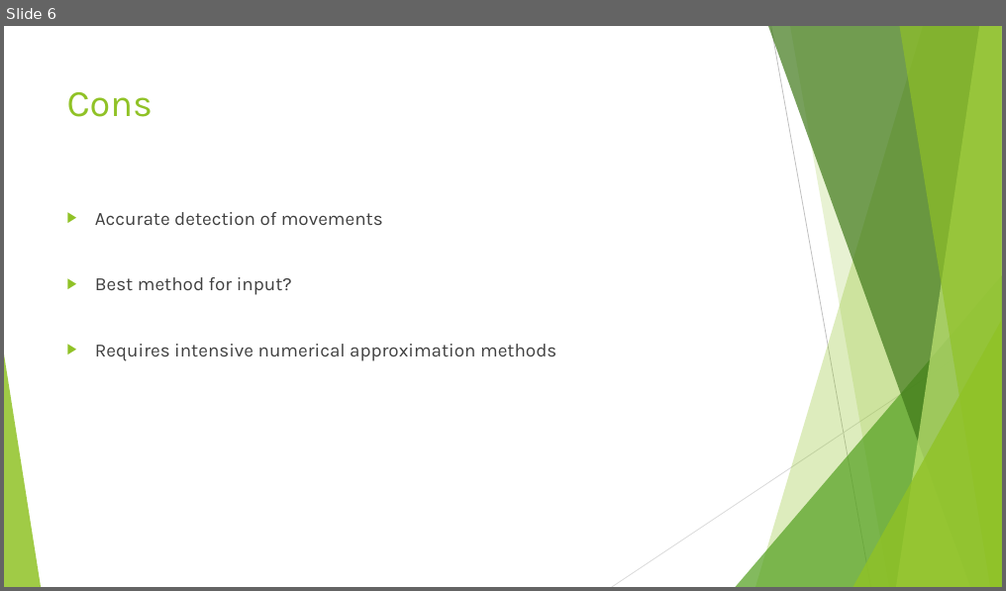
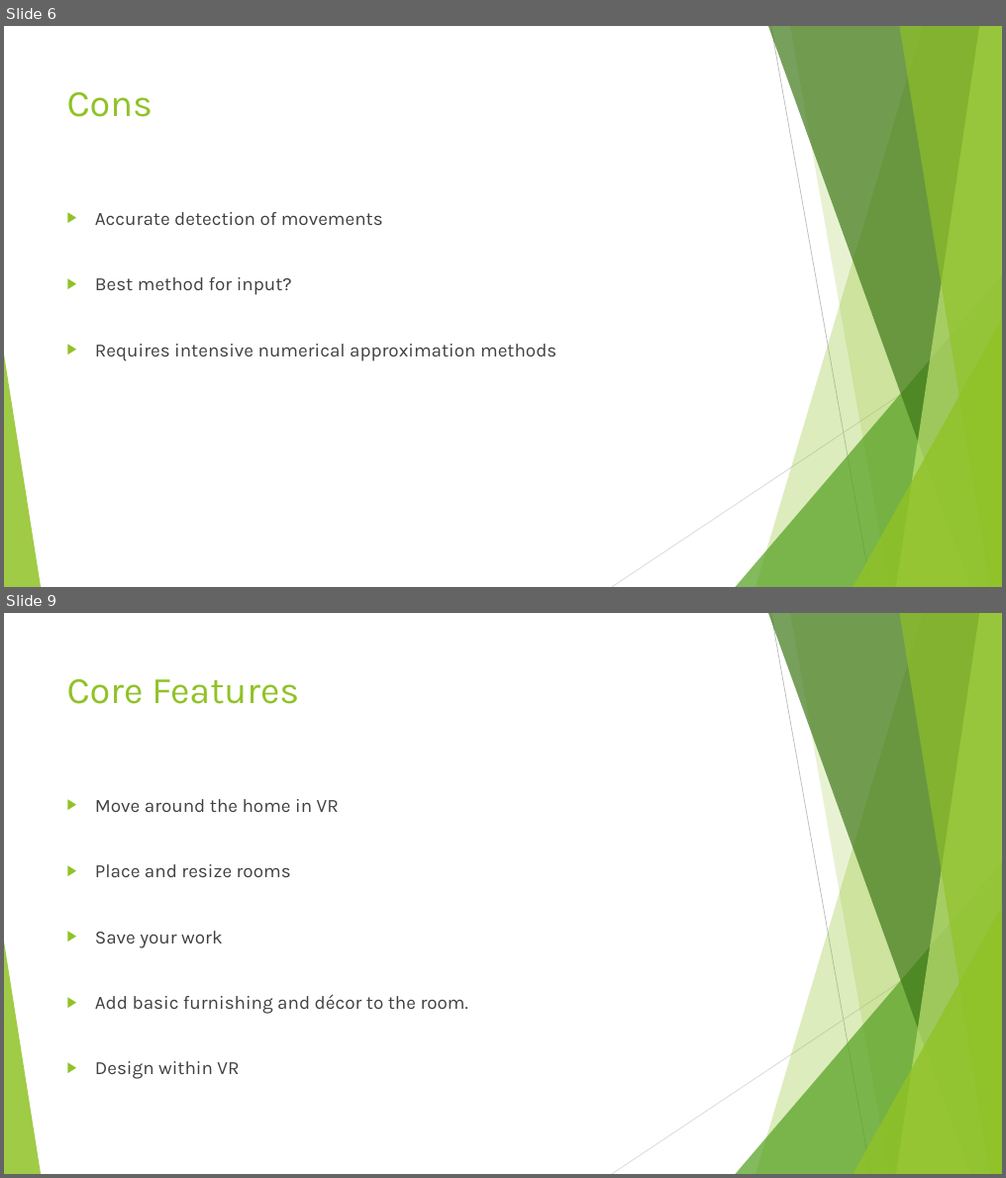
Before and after one commit to junmin-yee/Landmarked, a slide deck: Idea Presentation.pptx. Shown one above the other, each under a label of ours: slide 6 before the commit, slides 6 and 9 after it; the slides between them are not shown. The pictures are 1006x591 and 1006x1178 pixels, drawn with LibreOffice and Linux fonts; fonts in the diff are those of the drawing. Boxes give left, top, right and bottom in pixels: in the first picture for what was removed or moved away, otherwise in the second. Text is boxed around its words. In the diff, an @@ line names an element or a change of style, - is before the commit and + after.

Commit message:
Added VR Home Design
Added first draft of slides.

```diff
--- a/Idea Presentation.pptx
+++ b/Idea Presentation.pptx
@@ slide 9 added at (4, 613, 1002, 1174), background #FFFFFF; not listed: 10 template elements that a slide beside it also shows @@
@@ title added at (67, 679, 299, 704), 36 pt, text #90C226 @@
+Core Features
@@ text added at (95, 799, 468, 1079), 18 pt, text #404040 @@
+▶ Move around the home in VR
+▶ Place and resize rooms
+▶ Save your work
+▶ Add basic furnishing and décor to the room.
+▶ Design within VR
```
Also in this commit, not shown: 5 other slides added.
